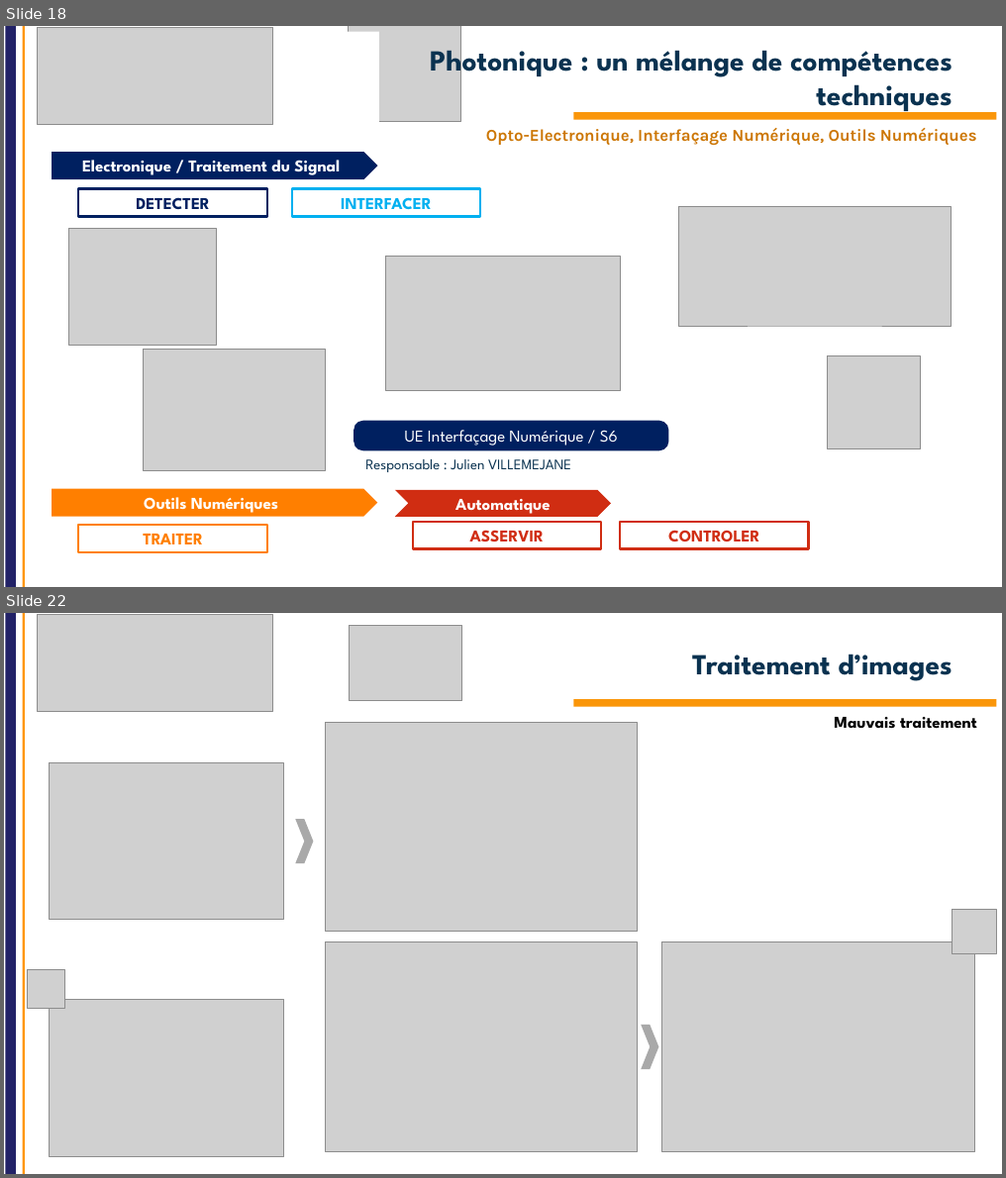
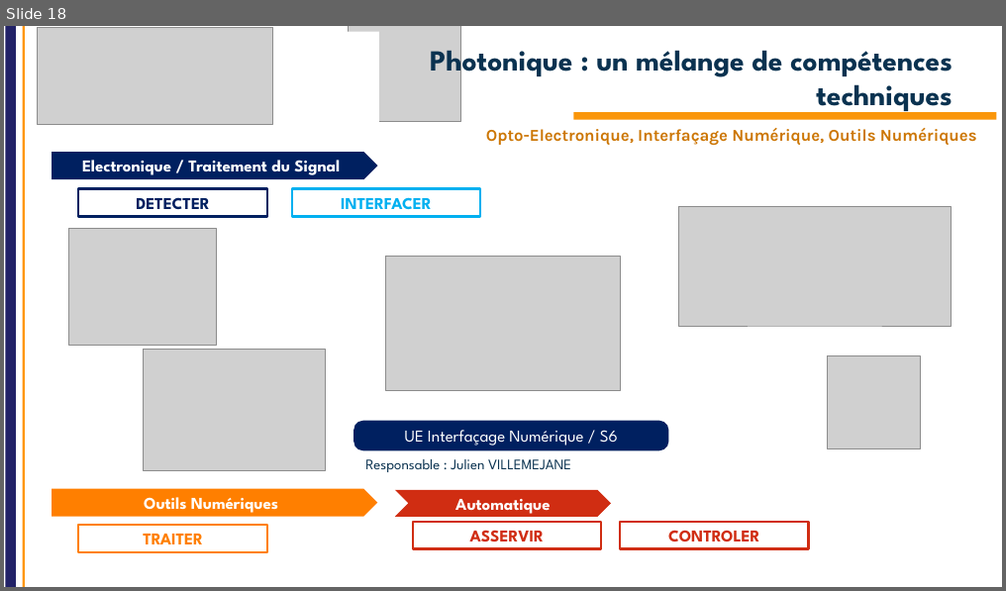
Before and after one commit to IOGS-Digital-Methods/semester-5, a slide deck: OptoElectronique/Cours/S5_Intro_2026_V2.pptx. Shown one above the other, each under a label of ours: slides 18 and 22 before the commit, slide 18 after it; the slides between them are not shown. The pictures are 1006x1178 and 1006x591 pixels, drawn with LibreOffice and Linux fonts; fonts in the diff are those of the drawing; grey boxes stand for pictures; background and template pictures are left out. Boxes give left, top, right and bottom in pixels: in the first picture for what was removed or moved away, otherwise in the second. Text is boxed around its words. In the diff, an @@ line names an element or a change of style, - is before the commit and + after.

```diff
--- a/OptoElectronique/Cours/S5_Intro_2026_V2.pptx
+++ b/OptoElectronique/Cours/S5_Intro_2026_V2.pptx
@@ slide 22 removed at box(4, 613, 1002, 1174), background #FFFFFF; not listed: 2 template elements that a slide beside it also shows @@
@@ picture removed at box(38, 615, 273, 711) @@
@@ picture removed at box(349, 625, 461, 700) @@
@@ title removed at box(692, 654, 952, 681) @@
-Traitement d’images
@@ rectangle removed at box(573, 699, 997, 707) @@
@@ picture removed at box(325, 723, 638, 932) @@
@@ text removed at box(834, 717, 977, 729) @@
-Mauvais traitement
@@ picture removed at box(49, 762, 283, 920) @@
@@ chevron removed at box(295, 819, 313, 863) @@
@@ picture removed at box(951, 909, 997, 954) @@
@@ picture removed at box(325, 943, 638, 1152) @@
@@ picture removed at box(662, 943, 975, 1152) @@
@@ picture removed at box(27, 970, 64, 1008) @@
@@ picture removed at box(49, 1000, 283, 1157) @@
@@ chevron removed at box(642, 1025, 659, 1069) @@
```
Also in this commit, not shown: 2 slides changed, 4 other slides removed, 4 other files.
